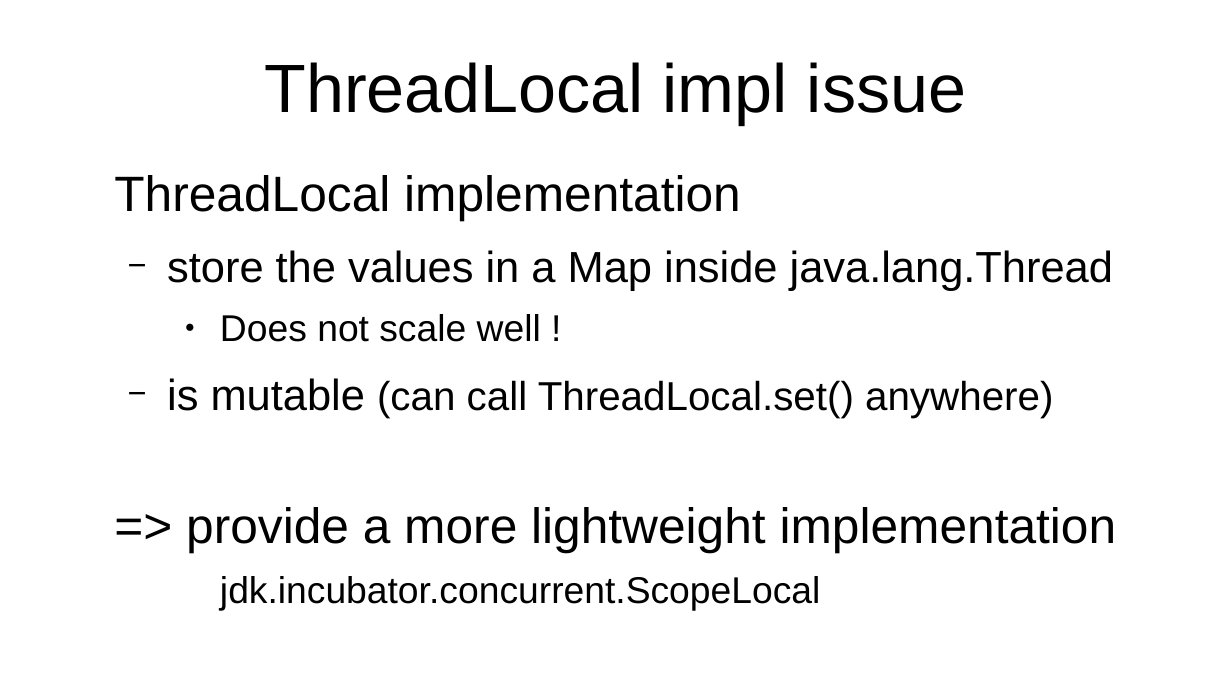
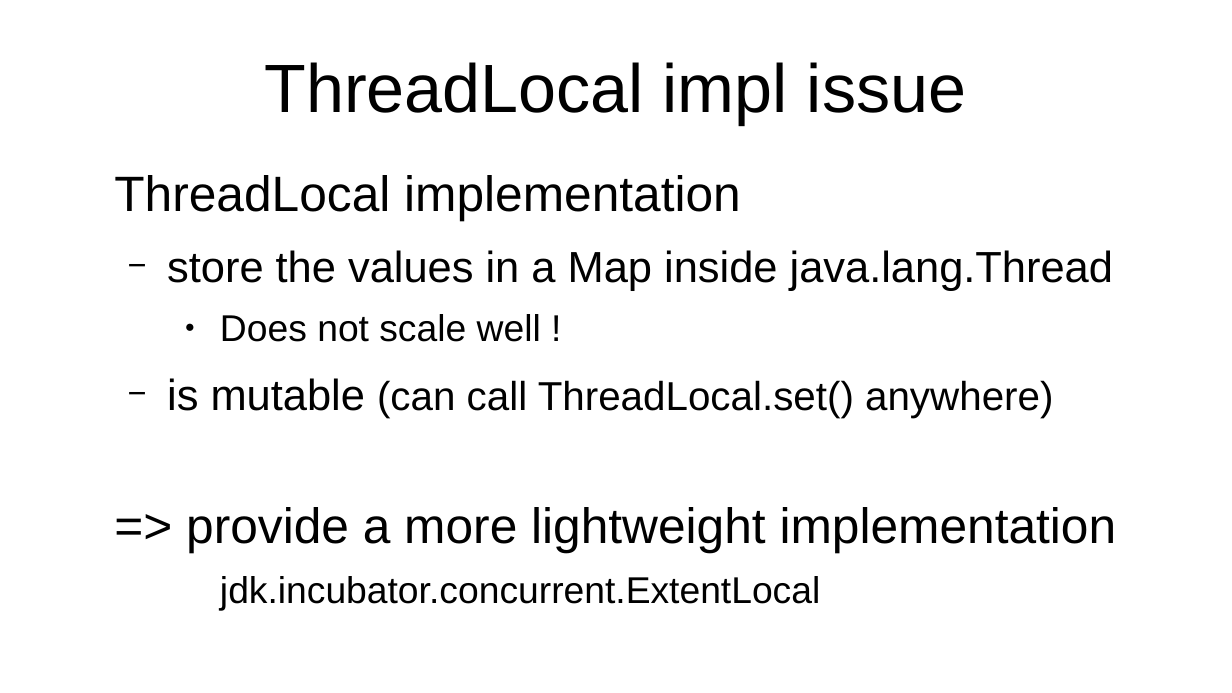
Before and after one commit to forax/loom-fiber, a slide deck: slide 36 of loom is looming.odp. Drawn at 1232x693 pixels with LibreOffice and Linux fonts; fonts in the diff are those of the drawing. Boxes give left, top, right and bottom in pixels: in the first picture for what was removed or moved away, otherwise in the second. Text is boxed around its words. In the diff, an @@ line names an element or a change of style, - is before the commit and + after.

Commit message:
ScopeLocal is renamed to ExtentLocal

```diff
--- a/loom is looming.odp
+++ b/loom is looming.odp
@@ text at (220, 576, 820, 611): text changed @@
-    jdk.incubator.concurrent.ScopeLocal
+    jdk.incubator.concurrent.ExtentLocal
```
Also in this commit, not shown: 2 other slides changed, 3 other files.
